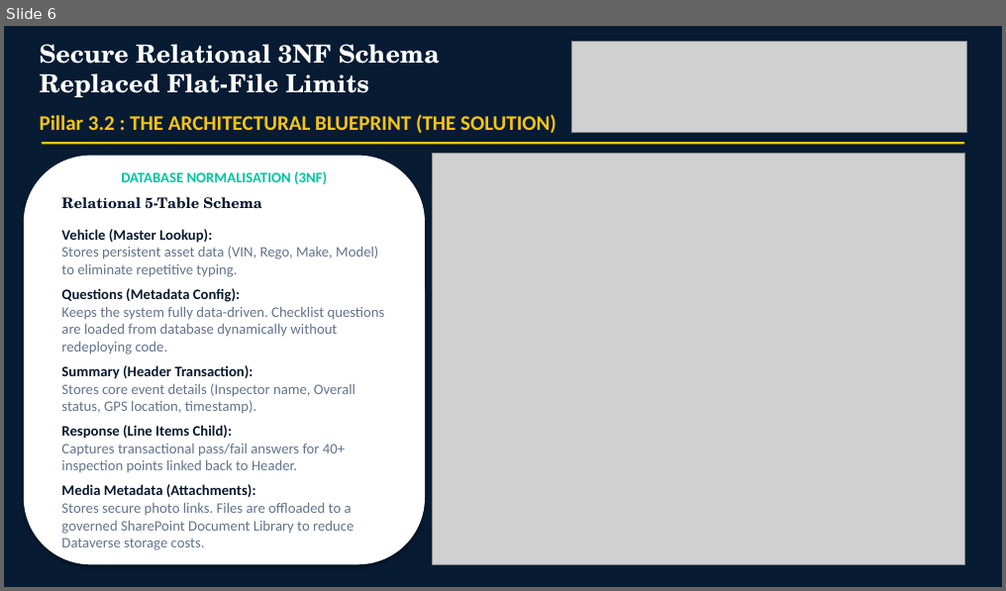
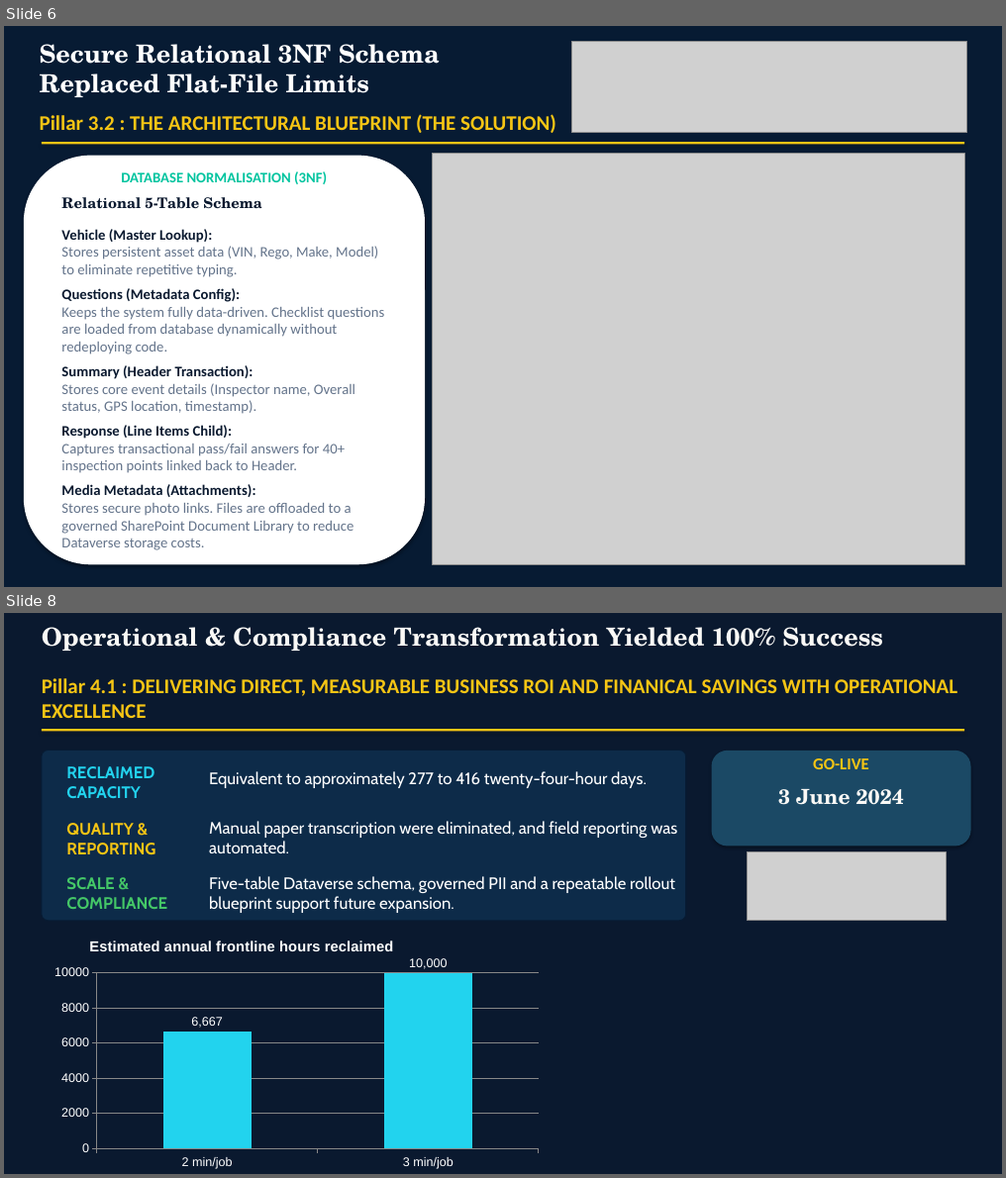
Before and after one commit to daveliong/Projects, a slide deck: VIA/vehicle_inspection_app_case_study.pptx. Shown one above the other, each under a label of ours: slide 6 before the commit, slides 6 and 8 after it; the slides between them are not shown. The pictures are 1006x591 and 1006x1178 pixels, drawn with LibreOffice and Linux fonts; fonts in the diff are those of the drawing; grey boxes stand for pictures. Boxes give left, top, right and bottom in pixels: in the first picture for what was removed or moved away, otherwise in the second. Text is boxed around its words. In the diff, an @@ line names an element or a change of style, - is before the commit and + after.

```diff
--- a/VIA/vehicle_inspection_app_case_study.pptx
+++ b/VIA/vehicle_inspection_app_case_study.pptx
@@ slide 8 added at box(4, 613, 1002, 1174), background #0A192F @@
@@ text added at box(42, 627, 883, 651), 24 pt, text #FAF9F6, bold @@
+Operational & Compliance Transformation Yielded 100% Success
@@ text added at box(42, 678, 957, 718), 20 pt, text #F6C514, bold @@
+Pillar 4.1 : DELIVERING DIRECT, MEASURABLE BUSINESS ROI AND FINANICAL SAVINGS WITH OPERATIONAL EXCELLENCE
@@ rectangle added at box(42, 729, 964, 731), fill #F6C514 @@
@@ rounded rectangle added at box(42, 750, 686, 921), fill #0D2B49, outline #071B33 1 pt @@
@@ rounded rectangle added at box(712, 751, 971, 847), fill #1B4965, 20 pt, text #FAF9F6, bold @@
+GO-LIVE
+3 June 2024
@@ text added at box(66, 766, 154, 798), 16 pt, text #22D3EE, bold @@
+RECLAIMED CAPACITY
@@ text added at box(209, 771, 647, 788), 16 pt, text #FFFFFF @@
+Equivalent to approximately 277 to 416 twenty-four-hour days.
@@ text added at box(66, 823, 155, 856), 16 pt, text #F6C514, bold @@
+QUALITY & REPORTING
@@ text added at box(209, 821, 677, 854), 16 pt, text #FFFFFF @@
+Manual paper transcription were eliminated, and field reporting was automated.
@@ text added at box(66, 877, 167, 909), 16 pt, text #44C767, bold @@
+SCALE & COMPLIANCE
@@ text added at box(209, 876, 675, 913), 16 pt, text #FFFFFF @@
+Five-table Dataverse schema, governed PII and a repeatable rollout blueprint support future expansion.
@@ picture added at box(747, 852, 946, 921) @@
@@ column chart added at box(45, 928, 549, 1174) @@
+title "Estimated annual frontline hours reclaimed"
+categories: 2 min/job, 3 min/job
+Series 1: 6667, 10000
```
Also in this commit, not shown: 1 slide changed, 1 other slide added, 1 other file.
